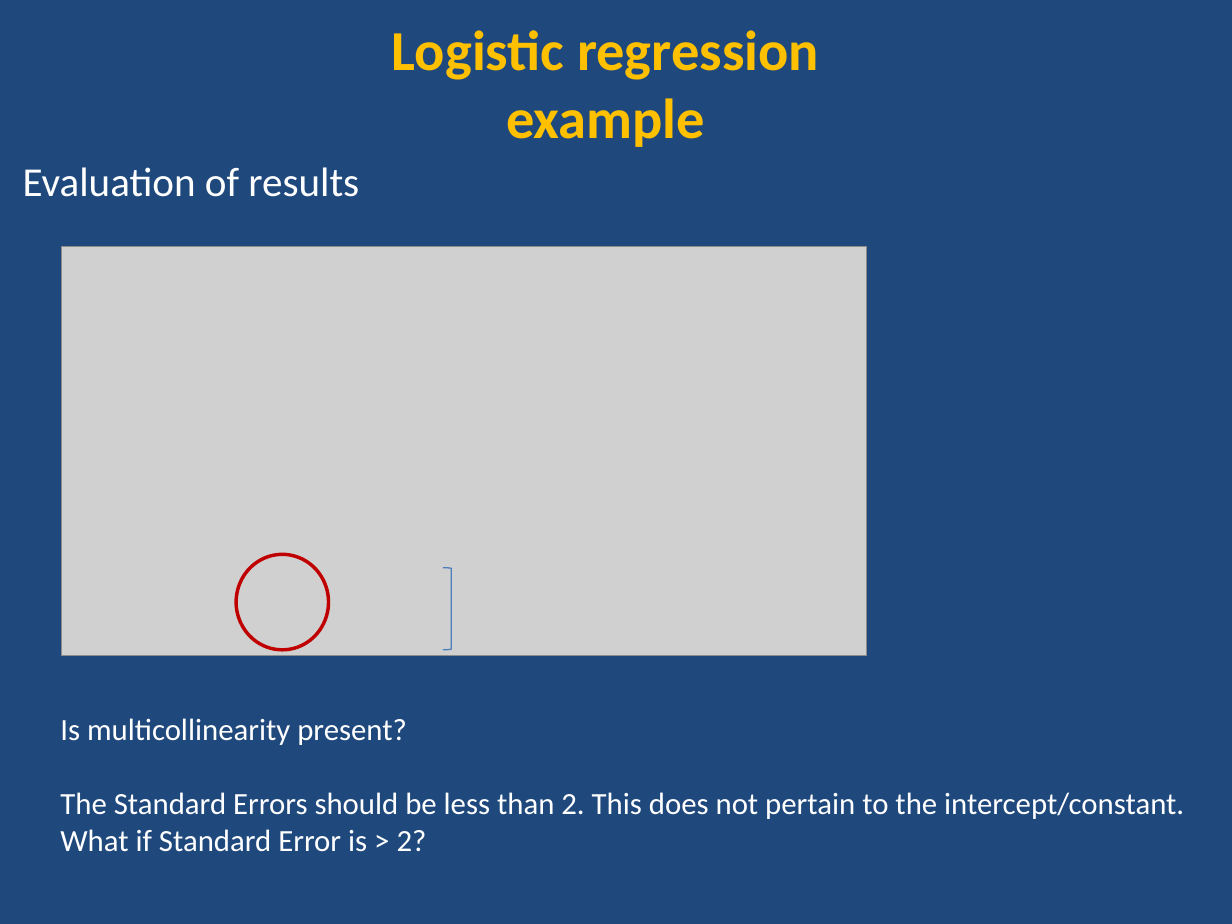
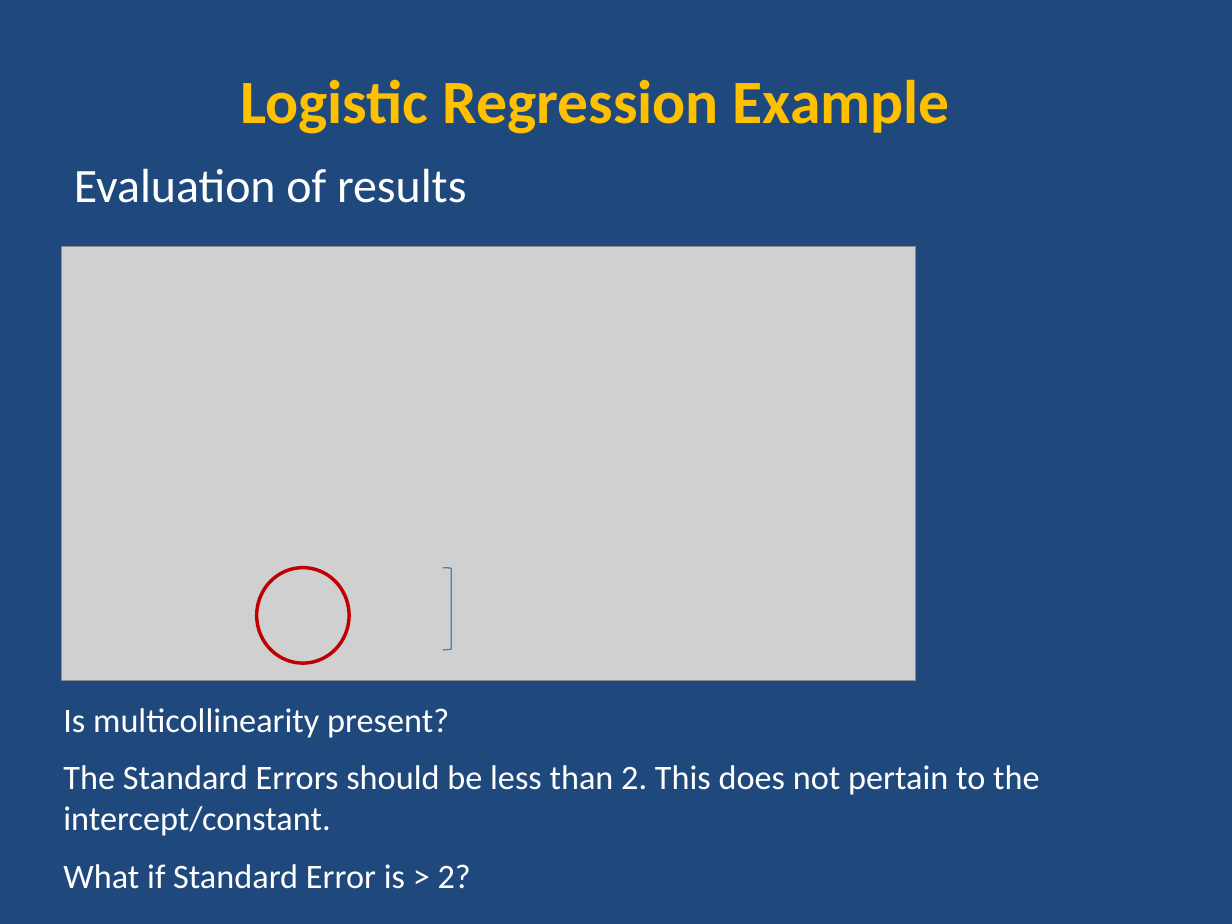
Before and after one commit to ncss-tech/stats_for_soil_survey, a slide deck: slide 11 of presentations/logistic_regression/Logistic.pptx. Drawn at 1232x924 pixels with LibreOffice and Linux fonts; fonts in the diff are those of the drawing; grey boxes stand for pictures. Boxes give left, top, right and bottom in pixels: in the first picture for what was removed or moved away, otherwise in the second. Text is boxed around its words. In the diff, an @@ line names an element or a change of style, - is before the commit and + after.

Commit message:
minor edits to spodic presence example and formatting in logistic ppt

```diff
--- a/presentations/logistic_regression/Logistic.pptx
+++ b/presentations/logistic_regression/Logistic.pptx
@@ text at [241, 79, 950, 134]: text changed; size 33 to 36 pt @@
-Logistic regression
-example
+Logistic Regression Example
@@ text "Evaluation of results": place and size @@
-text "Evaluation of results" at [23, 167, 359, 197]
+text "Evaluation of results" at [74, 168, 466, 203]
@@ text "Evaluation of results" at [74, 168, 466, 203]: size 24 to 28 pt @@
@@ picture: place and size @@
-picture at [62, 246, 866, 655]
+picture at [62, 246, 915, 681]
@@ ellipse: place and size @@
-ellipse at [237, 554, 329, 649]
+ellipse at [256, 568, 349, 663]
@@ text "Is multicollinearity present?": place and size @@
-text "Is multicollinearity present?" at [60, 718, 1184, 852]
+text "Is multicollinearity present?" at [63, 708, 1039, 889]
@@ text "Is multicollinearity present?" at [63, 708, 1039, 889]: size 18 to 20 pt @@
```
Also in this commit, not shown: 26 other slides changed, 3 slides removed.
